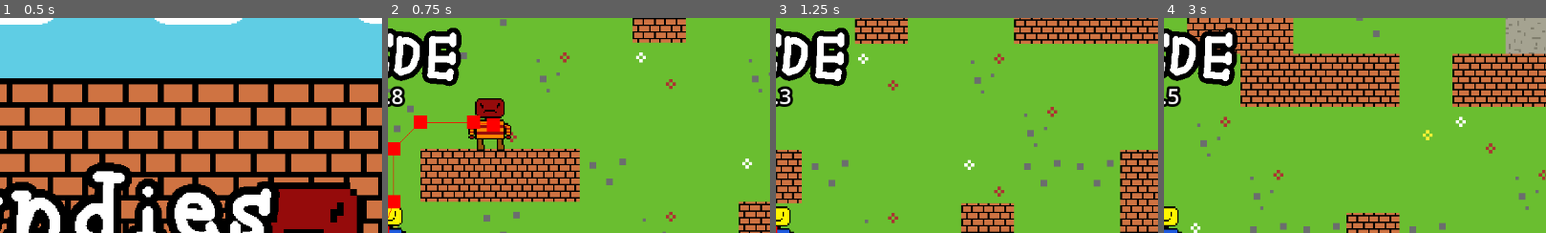
Above: before the commit, frames 1-4 (left to right).
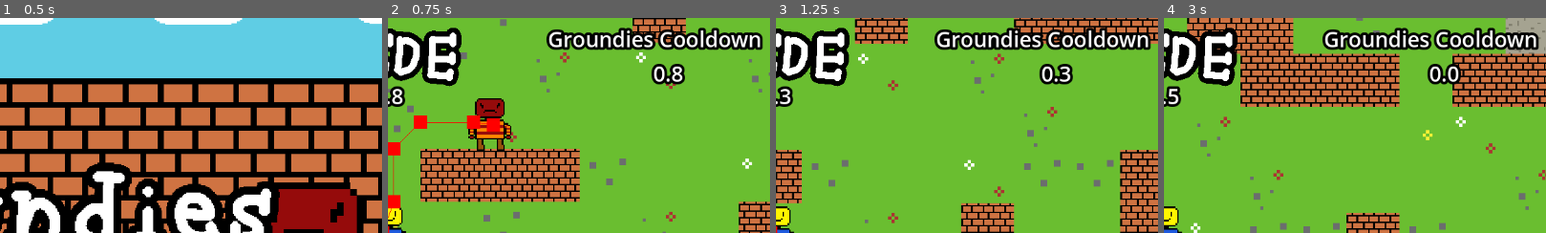
Above: after the commit, the same moments.

Repository: LegoMaster7001/fargo-game-jam-2025
Game: Godot game, scene res://Scenes/main_menu.tscn
Same seed, same stepped clock (60 frames per second), same inputs: the game is played once before the commit and once after it.
Inputs:
- Up to frame 1 (0.5 s): no input
- Up to frame 2 (0.75 s): tap Enter at 0.5 s; hold Right (ui_right) from 0.53 s (still down); hold Space (call_groundies) from 0.53 s (still down)
- Up to frame 3 (1.25 s): keep holding Right (ui_right); keep holding Space (call_groundies); tap E at 0.8 s
- Up to frame 4 (3 s): release Right (ui_right) at 1.28 s; release Space (call_groundies) at 1.28 s; hold Down (ui_down) 1.28-2.03 s; tap E at 1.35, 2.3, 2.85 s; tap Space (call_groundies) at 1.55 s; hold Right (ui_right) 2.03-2.78 s; hold Space (call_groundies) 2.03-2.78 s; hold Up (ui_up) from 2.78 s (still down)
The pictures show only the part of the screen within x 50-100%, y 0-50%; the shares and areas given below are measured in that part.

Frame 1 is identical in both runs. In frame 2, 5.4% of the frame differs, in the area x 41-99%, y 4-32%; in frame 3, 5.2%; in frame 4, 5.4%.

Commit message:
added cooldown Timer

Diff:
--- a/Scenes/groundies_area.tscn
+++ b/Scenes/groundies_area.tscn
@@ -1,6 +1,9 @@
 [gd_scene load_steps=2 format=3 uid="uid://cwp83sci60oxi"]
 
-[ext_resource type="Script" uid="uid://dcdbortnn42t0" path="res://groundies_area.gd" id="1_q8jfx"]
+[ext_resource type="Script" uid="uid://dcdbortnn42t0" path="res://Scripts/groundies_area.gd" id="1_q8jfx"]
 
 [node name="GroundiesArea" type="Area2D"]
 script = ExtResource("1_q8jfx")
+
+[node name="groundiesCooldownTimer" type="Timer" parent="."]
+one_shot = true
--- a/Scenes/hud.tscn
+++ b/Scenes/hud.tscn
@@ -10,7 +10,7 @@
 outline_size = 16
 outline_color = Color(0, 0, 0, 1)
 
-[node name="HUD" type="Control" node_paths=PackedStringArray("role_texture", "time_label", "scoreBox", "compass")]
+[node name="HUD" type="Control" node_paths=PackedStringArray("role_texture", "time_label", "cooldown_timer_label", "cooldown_label", "scoreBox", "compass")]
 layout_mode = 3
 anchors_preset = 15
 anchor_right = 1.0
@@ -20,6 +20,8 @@
 script = ExtResource("1_e0onf")
 role_texture = NodePath("RoleTexture")
 time_label = NodePath("TimeLabel")
+cooldown_timer_label = NodePath("CooldownTimer")
+cooldown_label = NodePath("CooldownName")
 scoreBox = NodePath("Score")
 compass = NodePath("Compass")
 
@@ -77,3 +79,31 @@
 offset_bottom = 132.0
 grow_horizontal = 2
 texture = ExtResource("4_6fbih")
+
+[node name="CooldownName" type="Label" parent="."]
+layout_mode = 1
+anchors_preset = 5
+anchor_left = 0.5
+anchor_right = 0.5
+offset_left = 220.0
+offset_top = 9.0
+offset_right = 564.0
+offset_bottom = 54.0
+grow_horizontal = 2
+text = "Cooldown"
+label_settings = SubResource("LabelSettings_e0onf")
+horizontal_alignment = 2
+
+[node name="CooldownTimer" type="Label" parent="."]
+layout_mode = 1
+anchors_preset = 5
+anchor_left = 0.5
+anchor_right = 0.5
+offset_left = 400.0
+offset_top = 61.0
+offset_right = 445.0
+offset_bottom = 106.0
+grow_horizontal = 2
+text = "0.0"
+label_settings = SubResource("LabelSettings_e0onf")
+horizontal_alignment = 1
--- a/Scenes/player.tscn
+++ b/Scenes/player.tscn
@@ -22,9 +22,11 @@
 
 [node name="DashCooldownTimer" type="Timer" parent="."]
 wait_time = 2.0
+one_shot = true
 
 [node name="DashTimer" type="Timer" parent="."]
 wait_time = 0.8
+one_shot = true
 
 [connection signal="timeout" from="DashCooldownTimer" to="." method="_on_dash_cooldown_timer_timeout"]
 [connection signal="timeout" from="DashTimer" to="." method="_on_dash_timer_timeout"]
--- a/Scripts/Player.gd
+++ b/Scripts/Player.gd
@@ -32,14 +32,13 @@
 		Global.flip_role(true)
 
 func checkDashing():
-	if ((Input.is_key_pressed(KEY_E) && dashReady) && Global.player_is_hunter):
+	if (Input.is_key_pressed(KEY_E) && dashReady && Global.player_is_hunter):
 		dashReady = false
 		dashing = true
 		$DashTimer.start()
 	elif (Global.player_is_hunted):
 		dashReady = true
 		dashing = false
-
 	if dashing:
 		velocity = dir * speed * dashSpeed
 
@@ -58,3 +57,10 @@
 
 func _on_role_changed(old_role: Global.role, role: Global.role, timeout: bool) -> void:
 	changeSprites()
+
+func _get_cooldown_time():
+	if (Global.player_is_hunter):
+		return $DashCooldownTimer.time_left
+	if (Global.player_is_hunted):
+		return
+	return $DashCooldownTimer.time_left
--- a/Scripts/groundies_area.gd
+++ b/Scripts/groundies_area.gd
@@ -11,22 +11,28 @@
 
 
 func try_call_groundies() -> bool:
-	if not overlaps_body(enemy):
-		groundiesCalled.emit(false)
-		return false
-	if Global.player_is_hunter:
-		groundiesCalled.emit(false)
-		return false
-	Global.flip_role(true)
-	groundiesCalled.emit(true)
+	if ($groundiesCooldownTimer.is_stopped()):
+		$groundiesCooldownTimer.start()
+		if not overlaps_body(enemy):
+			groundiesCalled.emit(false)
+			return false
+		if Global.player_is_hunter:
+			groundiesCalled.emit(false)
+			return false
+		Global.flip_role(true)
+		groundiesCalled.emit(true)
 
-	ShapeToAdd.modulate.a = 0.5
-	ShapeToDelete.queue_free()
-	collisionShapes.erase(ShapeToDelete)
-	meshes.erase(ShapeToAdd)
-	return true
-
+		ShapeToAdd.modulate.a = 0.5
+		ShapeToDelete.queue_free()
+		collisionShapes.erase(ShapeToDelete)
+		meshes.erase(ShapeToAdd)
+		return true
+	groundiesCalled.emit(false)
+	return false
 
 func _on_body_shape_entered(body_rid: RID, body: Node2D, body_shape_index: int, local_shape_index: int) -> void:
 		ShapeToDelete = collisionShapes[local_shape_index]
 		ShapeToAdd = meshes[local_shape_index]
+
+func _get_cooldown_timer():
+	return $groundiesCooldownTimer.time_left
--- a/Scripts/hud.gd
+++ b/Scripts/hud.gd
@@ -11,6 +11,8 @@
 
 @export var role_texture: TextureRect
 @export var time_label: Label
+@export var cooldown_timer_label : Label
+@export var cooldown_label : Label
 @export var scoreBox: TextEdit
 @export var compass: Compass
 @export var pause_menu: PauseMenu
@@ -26,6 +28,8 @@
 
 func _physics_process(delta: float) -> void:
 	time_label.text = TIME_FORMAT % [Global.chase_timer.time_left]
+	cooldown_timer_label.text = TIME_FORMAT % [currentCooldownTimer()]
+	cooldown_label.text = currentCooldownName()
 	var player_to_enemy := player.position.direction_to(enemy.position)
 	compass.update_needle(player_to_enemy, delta)
 
@@ -71,3 +75,13 @@
 func update_text():
 	role_texture.texture = HUNT_TEXT_TEXTURE if Global.player_is_hunter else HIDE_TEXT_TEXTURE
 	scoreBox.text = ("Score " + str(Global.score))
+
+func currentCooldownTimer():
+	if Global.player_is_hunted:
+		return groundiesArea._get_cooldown_timer()
+	return player._get_cooldown_time()
+
+func currentCooldownName():
+	if Global.player_is_hunted:
+		return "Groundies Cooldown"
+	return "Dash Cooldown"
Not shown: 1 places in Scenes/hud.tscn that only renumber resources
